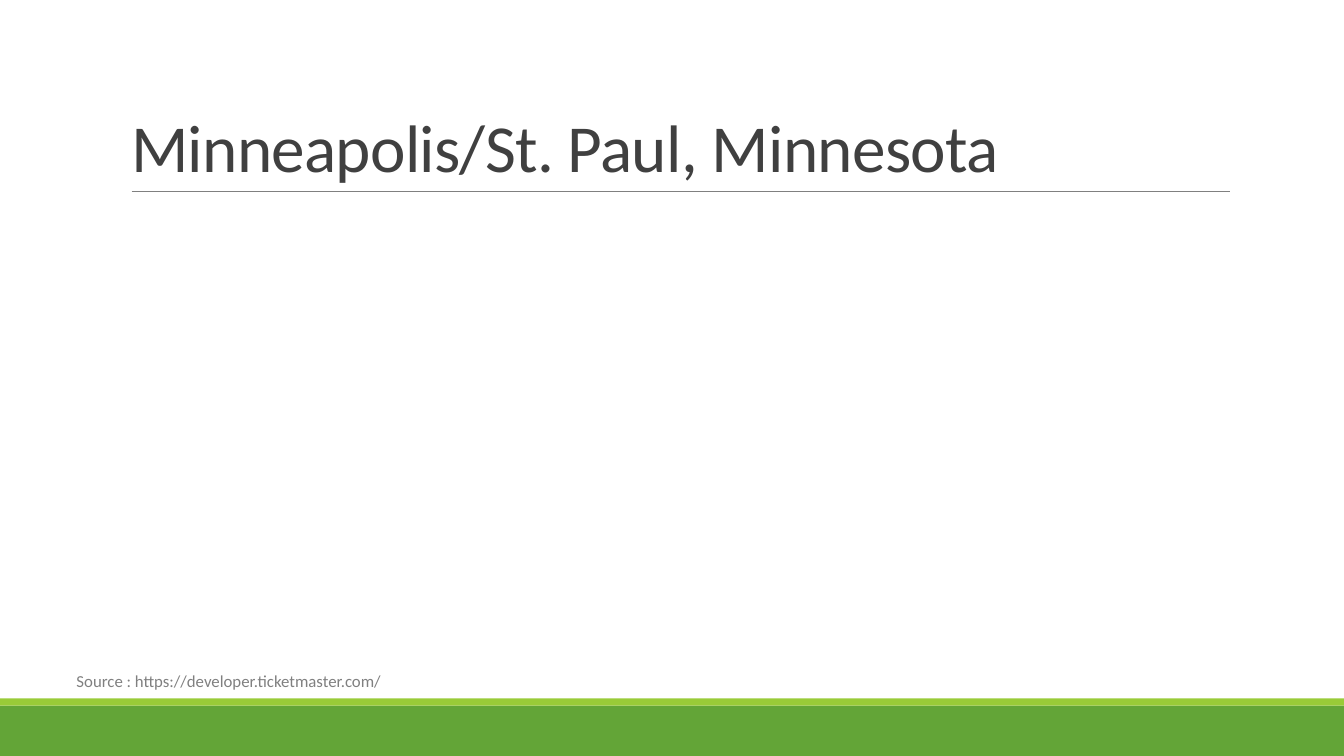
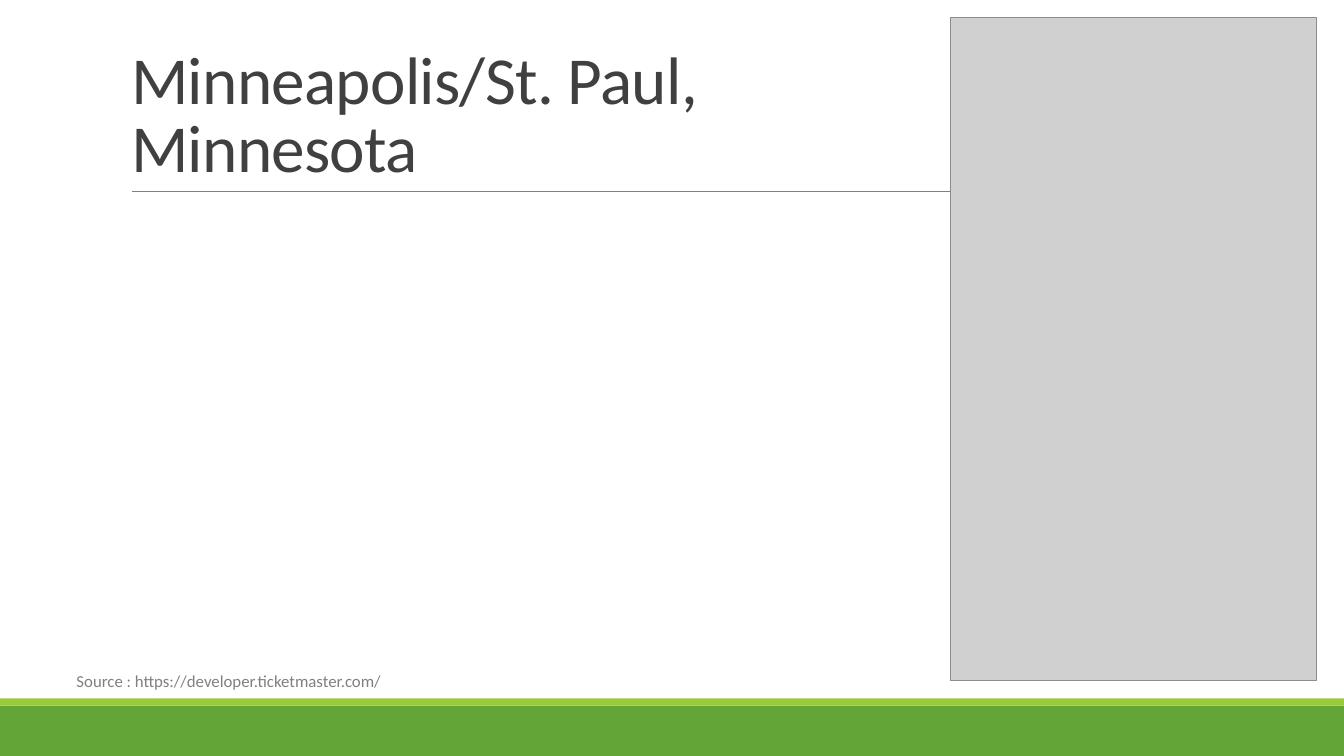
Before and after one commit to jodylarson310/module7-project, a slide deck: slide 11 of Support_Live_Music_Project1_Group4.pptx. Drawn at 1344x756 pixels with LibreOffice and Linux fonts; fonts in the diff are those of the drawing; grey boxes stand for pictures. Boxes give left, top, right and bottom in pixels: in the first picture for what was removed or moved away, otherwise in the second. Text is boxed around its words. In the diff, an @@ line names an element or a change of style, - is before the commit and + after.

```diff
--- a/Support_Live_Music_Project1_Group4.pptx
+++ b/Support_Live_Music_Project1_Group4.pptx
@@ picture added at bbox=[951, 17, 1317, 681] @@
@@ title "Minneapolis/St. Paul, Minnesota" rewrapped from bbox=[131, 125, 999, 183] to bbox=[131, 57, 698, 173] @@
```
Also in this commit, not shown: 3 other slides changed.
